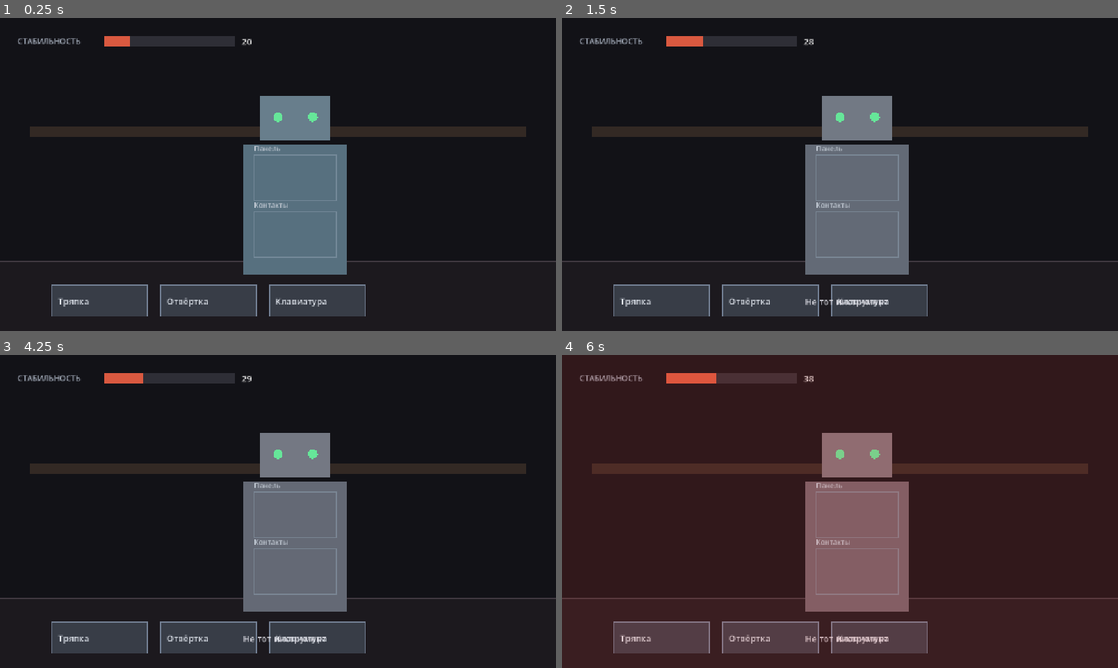
Above: before the commit, frames 1-4 (two rows, left to right).
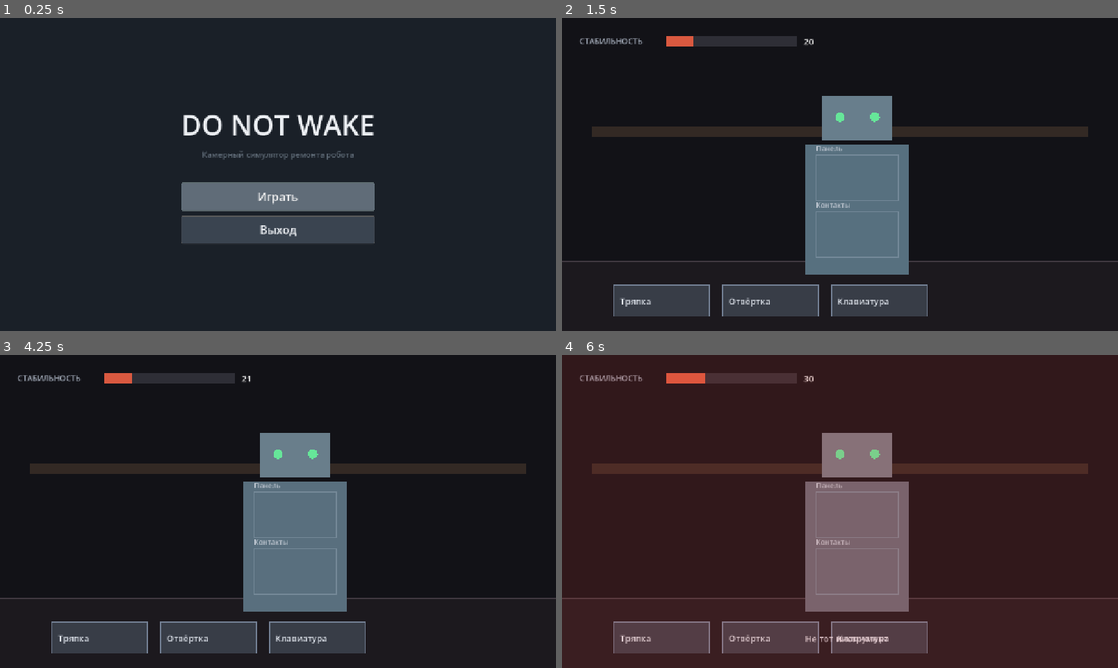
Above: after the commit, the same moments.

Repository: widlily-corp/DoNotWake
Game: Godot game, scene res://scenes/ui/MainMenu.tscn
Same seed, same stepped clock (60 frames per second), same inputs: the game is played once before the commit and once after it. Before the commit the project starts from res://scenes/Main.tscn.
Inputs (mouse positions are in pixels of both pictures, inside the frame that each line leads up to):
- Up to frame 1 (0.25 s): no input
- Up to frame 2 (1.5 s): click (840, 196) at 0.5 s, where only the run after the commit has a clickable "Играть"; tap Enter at 1.25 s; move the mouse to (962, 158) at 1.27 s; click (962, 158) at 1.42 s
- Up to frame 3 (4.25 s): tap Space at 2, 3.5 s; move the mouse to (166, 527) at 2.02 s; click (166, 527) at 2.17 s; tap Enter at 2.75 s; move the mouse to (333, 442) at 2.77 s; click (333, 442) at 2.92 s; move the mouse to (250, 574) at 3.52 s; click (250, 574) at 3.67 s
- Up to frame 4 (6 s): tap Enter at 4.25 s; move the mouse to (1006, 558) at 4.27 s; click (1006, 558) at 4.42 s; tap Space at 5 s; move the mouse to (673, 464) at 5.02 s; click (673, 464) at 5.17 s; move the mouse to (867, 511) at 5.77 s; click (867, 511) at 5.92 s

The runs differ from the first frame. In frame 1, 20% of the frame differs, in the area x 0-100%, y 5-96%; in frame 2, 0.2%; in frame 3, 0.2%; in frame 4, less than 0.1%.

Commit message:
Сделал меню + идёт часть игры

Diff:
--- a/project.godot
+++ b/project.godot
@@ -1,10 +1,18 @@
+; Engine configuration file.
+; It's best edited using the editor UI and not directly,
+; since the parameters that go here are not all obvious.
+;
+; Format:
+;   [section] ; section goes between []
+;   param=value ; assign values to parameters
+
 config_version=5
 
 [application]
 
 config/name="Do Not Wake"
 config/description="Камерный симулятор ремонта робота. НТО РКИ 26/27, 2 этап. Команда Evilbyte Studio."
-run/main_scene="res://scenes/Main.tscn"
+run/main_scene="res://scenes/ui/MainMenu.tscn"
 config/features=PackedStringArray("4.7", "GL Compatibility")
 
 [display]
@@ -12,7 +20,6 @@
 window/size/viewport_width=1280
 window/size/viewport_height=720
 window/stretch/mode="canvas_items"
-window/stretch/aspect="keep"
 
 [rendering]
 
--- /dev/null
+++ b/scenes/ui/MainMenu.tscn
@@ -0,0 +1,126 @@
+[gd_scene load_steps=6 format=3]
+
+[ext_resource type="Script" path="res://scripts/ui/main_menu.gd" id="1_menu"]
+
+[sub_resource type="StyleBoxFlat" id="StyleBoxFlat_btn_normal"]
+content_margin_left = 24.0
+content_margin_top = 14.0
+content_margin_right = 24.0
+content_margin_bottom = 14.0
+bg_color = Color(0.227451, 0.266667, 0.313726, 1)
+border_width_left = 1
+border_width_top = 1
+border_width_right = 1
+border_width_bottom = 1
+border_color = Color(0.352941, 0.352941, 0.34902, 1)
+corner_radius_top_left = 3
+corner_radius_top_right = 3
+corner_radius_bottom_right = 3
+corner_radius_bottom_left = 3
+
+[sub_resource type="StyleBoxFlat" id="StyleBoxFlat_btn_hover"]
+content_margin_left = 24.0
+content_margin_top = 14.0
+content_margin_right = 24.0
+content_margin_bottom = 14.0
+bg_color = Color(0.376471, 0.423529, 0.470588, 1)
+border_width_left = 1
+border_width_top = 1
+border_width_right = 1
+border_width_bottom = 1
+border_color = Color(0.454902, 0.545098, 0.568627, 1)
+corner_radius_top_left = 3
+corner_radius_top_right = 3
+corner_radius_bottom_right = 3
+corner_radius_bottom_left = 3
+
+[sub_resource type="StyleBoxFlat" id="StyleBoxFlat_btn_pressed"]
+content_margin_left = 24.0
+content_margin_top = 14.0
+content_margin_right = 24.0
+content_margin_bottom = 14.0
+bg_color = Color(0.545098, 0.286275, 0.266667, 1)
+border_width_left = 1
+border_width_top = 1
+border_width_right = 1
+border_width_bottom = 1
+border_color = Color(0.901961, 0.156863, 0.082353, 1)
+corner_radius_top_left = 3
+corner_radius_top_right = 3
+corner_radius_bottom_right = 3
+corner_radius_bottom_left = 3
+
+[node name="MainMenu" type="Control"]
+layout_mode = 3
+anchors_preset = 15
+anchor_right = 1.0
+anchor_bottom = 1.0
+grow_horizontal = 2
+grow_vertical = 2
+script = ExtResource("1_menu")
+
+[node name="Background" type="ColorRect" parent="."]
+layout_mode = 1
+anchors_preset = 15
+anchor_right = 1.0
+anchor_bottom = 1.0
+grow_horizontal = 2
+grow_vertical = 2
+mouse_filter = 2
+color = Color(0.101961, 0.12549, 0.156863, 1)
+
+[node name="Center" type="CenterContainer" parent="."]
+layout_mode = 1
+anchors_preset = 15
+anchor_right = 1.0
+anchor_bottom = 1.0
+grow_horizontal = 2
+grow_vertical = 2
+
+[node name="Menu" type="VBoxContainer" parent="Center"]
+layout_mode = 2
+theme_override_constants/separation = 12
+
+[node name="Title" type="Label" parent="Center/Menu"]
+layout_mode = 2
+theme_override_colors/font_color = Color(0.929412, 0.941176, 0.956863, 1)
+theme_override_font_sizes/font_size = 64
+text = "DO NOT WAKE"
+horizontal_alignment = 1
+
+[node name="Subtitle" type="Label" parent="Center/Menu"]
+layout_mode = 2
+theme_override_colors/font_color = Color(0.376471, 0.423529, 0.470588, 1)
+theme_override_font_sizes/font_size = 18
+text = "Камерный симулятор ремонта робота"
+horizontal_alignment = 1
+
+[node name="Spacer" type="Control" parent="Center/Menu"]
+custom_minimum_size = Vector2(0, 28)
+layout_mode = 2
+
+[node name="PlayButton" type="Button" parent="Center/Menu"]
+custom_minimum_size = Vector2(340, 0)
+layout_mode = 2
+theme_override_colors/font_color = Color(0.929412, 0.941176, 0.956863, 1)
+theme_override_colors/font_hover_color = Color(0.929412, 0.941176, 0.956863, 1)
+theme_override_colors/font_pressed_color = Color(1, 1, 1, 1)
+theme_override_font_sizes/font_size = 26
+theme_override_styles/normal = SubResource("StyleBoxFlat_btn_normal")
+theme_override_styles/hover = SubResource("StyleBoxFlat_btn_hover")
+theme_override_styles/pressed = SubResource("StyleBoxFlat_btn_pressed")
+theme_override_styles/focus = SubResource("StyleBoxFlat_btn_hover")
+text = "Играть"
+
+[node name="QuitButton" type="Button" parent="Center/Menu"]
+custom_minimum_size = Vector2(340, 0)
+layout_mode = 2
+theme_override_colors/font_color = Color(0.929412, 0.941176, 0.956863, 1)
+theme_override_colors/font_hover_color = Color(0.929412, 0.941176, 0.956863, 1)
+theme_override_colors/font_pressed_color = Color(1, 1, 1, 1)
+theme_override_font_sizes/font_size = 26
+theme_override_styles/normal = SubResource("StyleBoxFlat_btn_normal")
+theme_override_styles/hover = SubResource("StyleBoxFlat_btn_hover")
+theme_override_styles/pressed = SubResource("StyleBoxFlat_btn_pressed")
+theme_override_styles/focus = SubResource("StyleBoxFlat_btn_hover")
+text = "Выход"
--- /dev/null
+++ b/scripts/ui/main_menu.gd
@@ -0,0 +1,23 @@
+extends Control
+## Главное меню: «Играть» открывает сцену ремонта, «Выход» закрывает игру.
+
+const MAIN_SCENE := "res://scenes/Main.tscn"
+
+@onready var play_button: Button = $Center/Menu/PlayButton
+@onready var quit_button: Button = $Center/Menu/QuitButton
+
+
+func _ready() -> void:
+	play_button.pressed.connect(_on_play_pressed)
+	quit_button.pressed.connect(_on_quit_pressed)
+	play_button.grab_focus()
+
+
+func _on_play_pressed() -> void:
+	var err := get_tree().change_scene_to_file(MAIN_SCENE)
+	if err != OK:
+		push_error("Не удалось открыть сцену %s (код %d)" % [MAIN_SCENE, err])
+
+
+func _on_quit_pressed() -> void:
+	get_tree().quit()
Not shown, added: docs/palette.png.import
Not shown, added: scripts/main.gd.uid
Not shown, added: scripts/ui/main_menu.gd.uid
